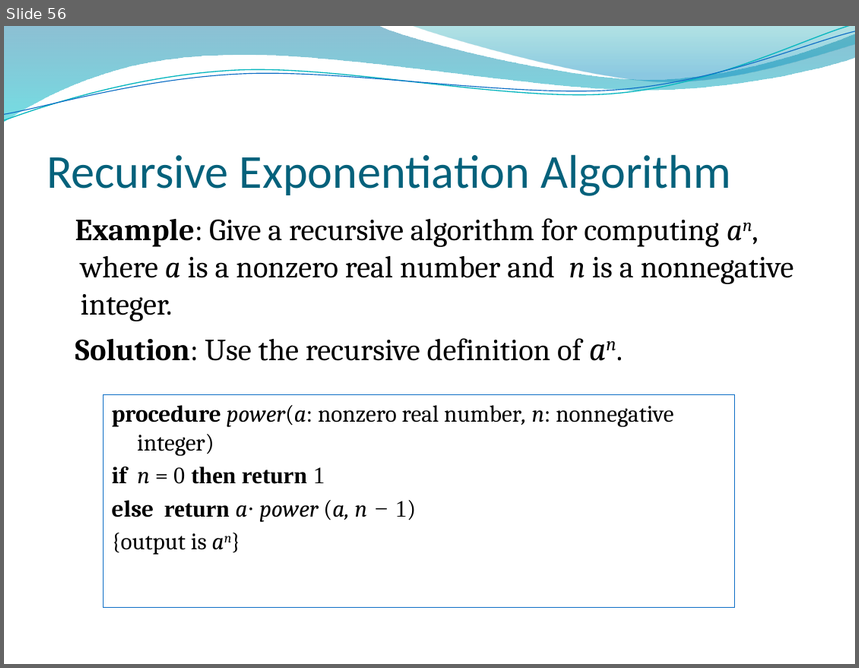
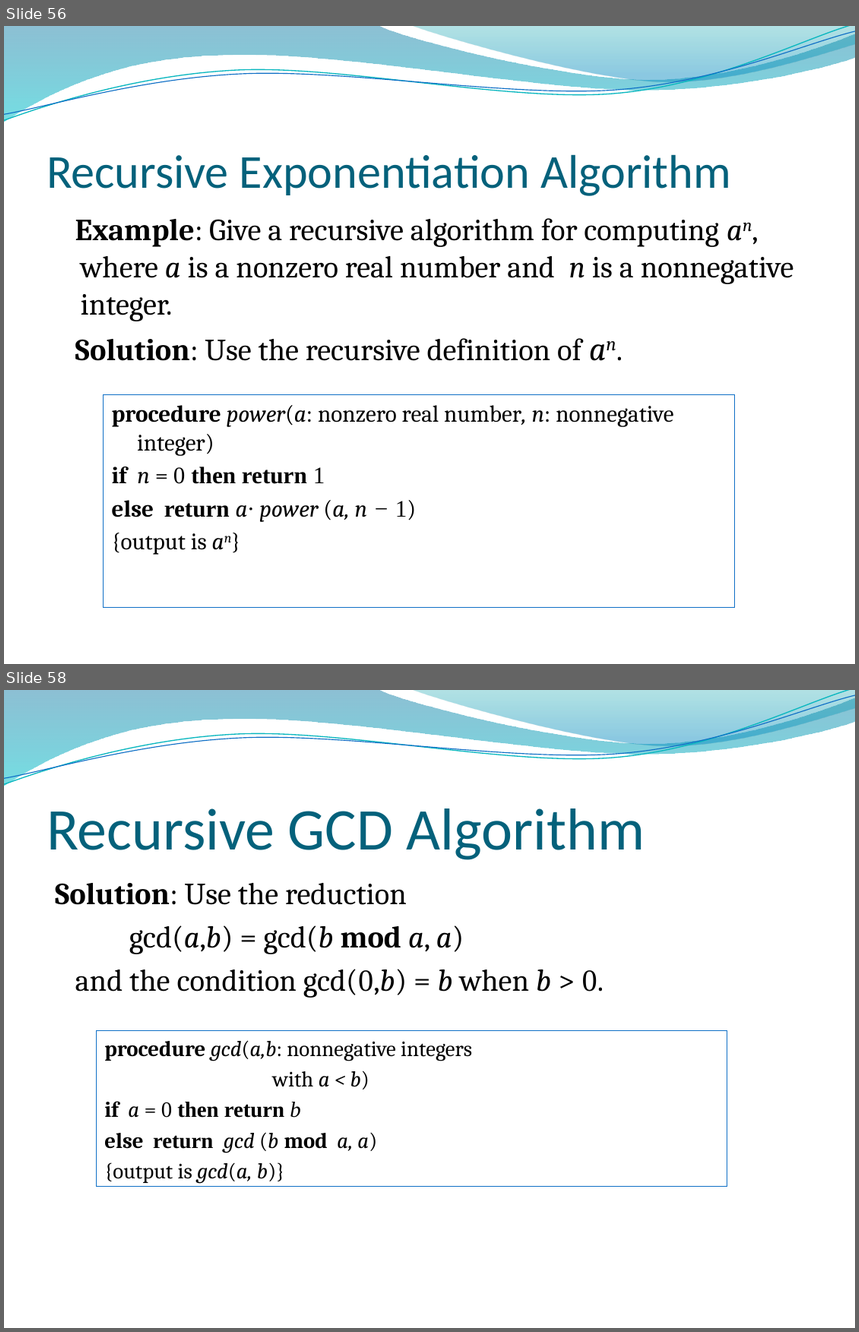
Before and after one commit to lin-chen-GA/lin-chen-GA.github.io, a slide deck: cs2620/slides/cs2620_notes5.pptx. Shown one above the other, each under a label of ours: slide 56 before the commit, slides 56 and 58 after it; the slides between them are not shown. The pictures are 859x668 and 859x1332 pixels, drawn with LibreOffice and Linux fonts; fonts in the diff are those of the drawing; background and template pictures are left out. Boxes give left, top, right and bottom in pixels: in the first picture for what was removed or moved away, otherwise in the second. Text is boxed around its words. In the diff, an @@ line names an element or a change of style, - is before the commit and + after.

```diff
--- a/cs2620/slides/cs2620_notes5.pptx
+++ b/cs2620/slides/cs2620_notes5.pptx
@@ slide 58 added at [4, 690, 855, 1328], background picture (left out); not listed: 4 template elements that a slide beside it also shows @@
@@ title added at [47, 809, 645, 860], 50 pt, text #04617B @@
+Recursive GCD Algorithm
@@ text added at [55, 883, 604, 998], 26 pt, text #000000 @@
+Solution: Use the reduction
+gcd(a,b) = gcd(b mod a, a)
+and the condition gcd(0,b) = b when b > 0.
@@ rectangle added at [96, 1030, 728, 1186], outline #0F6FC6 0.75 pt, 18.5 pt, text #000000 @@
+procedure gcd(a,b: nonnegative integers
+with a < b)
+if a = 0 then return b
+else return gcd (b mod a, a)
+{output is gcd(a, b)}
```
Also in this commit, not shown: 3 slides changed, 1 other slide added, 5 other files.
